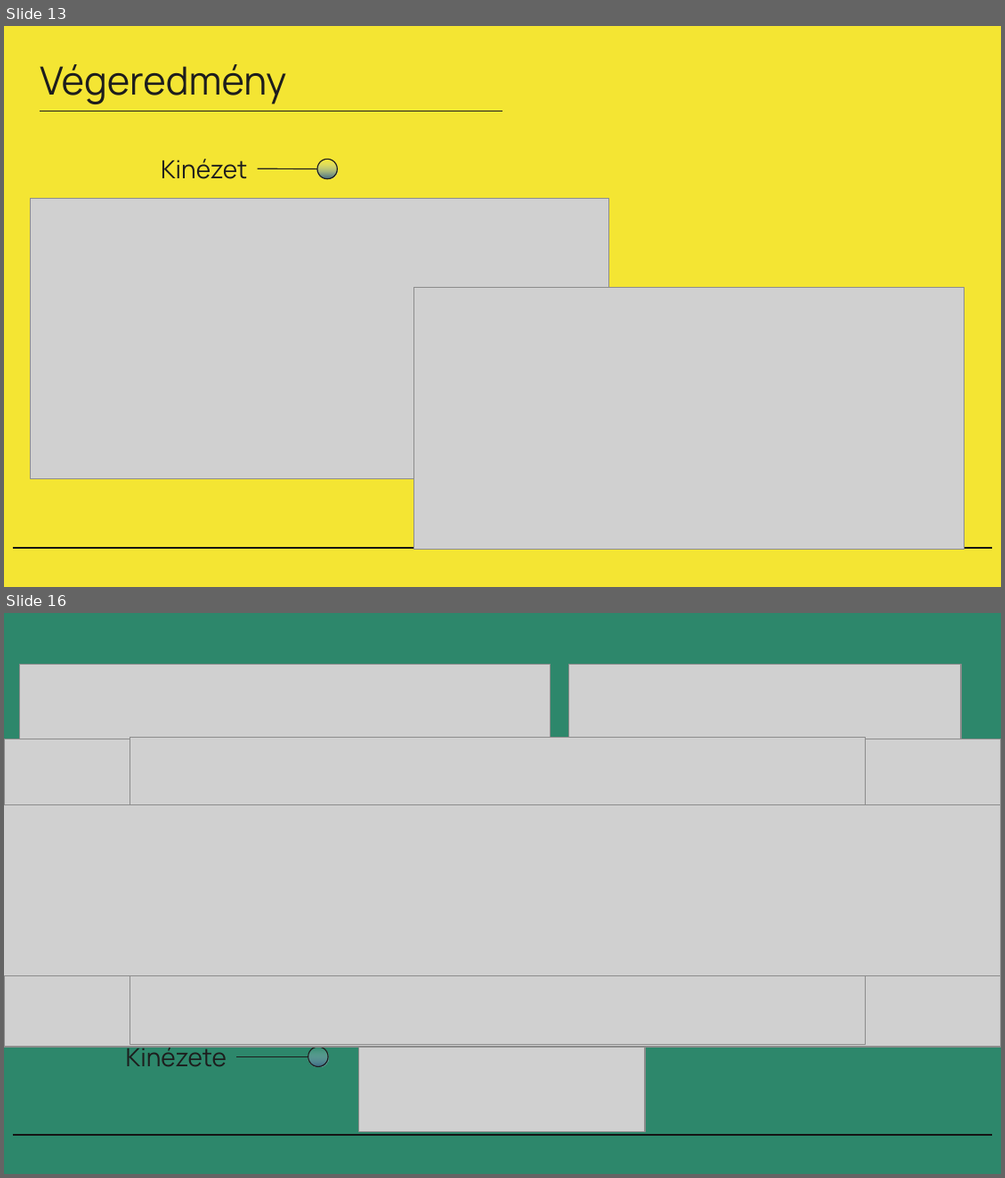
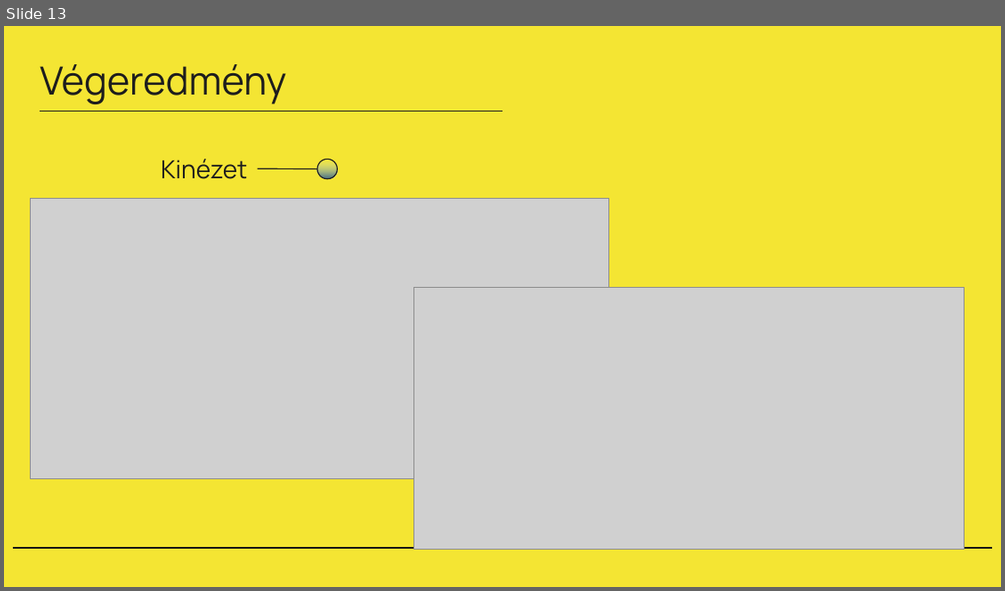
Before and after one commit to kovacspeter07/Proj-Coffee-9c, a slide deck: Prezentáció.pptx. Shown one above the other, each under a label of ours: slides 13 and 16 before the commit, slide 13 after it; the slides between them are not shown. The pictures are 1005x1178 and 1005x591 pixels, drawn with LibreOffice and Linux fonts; fonts in the diff are those of the drawing; grey boxes stand for pictures. Boxes give left, top, right and bottom in pixels: in the first picture for what was removed or moved away, otherwise in the second. Text is boxed around its words. In the diff, an @@ line names an element or a change of style, - is before the commit and + after.

```diff
--- a/Prezentáció.pptx
+++ b/Prezentáció.pptx
@@ slide 16 removed at [4,613,1001,1174], background #2D876B; not listed: 1 template element that a slide beside it also shows @@
@@ picture removed at [19,664,550,827] @@
@@ picture removed at [568,664,960,827] @@
@@ picture removed at [4,738,1001,1046] @@
@@ picture removed at [129,737,866,1044] @@
@@ picture removed at [4,804,1001,976] @@
@@ picture removed at [359,981,645,1131] @@
@@ text removed at [126,1043,226,1067] @@
-Kinézete
@@ line removed from (236, 1056) to (308, 1056) @@
@@ ellipse removed at [308,1046,328,1067] @@
```
Also in this commit, not shown: 8 slides changed, 1 slide added.
